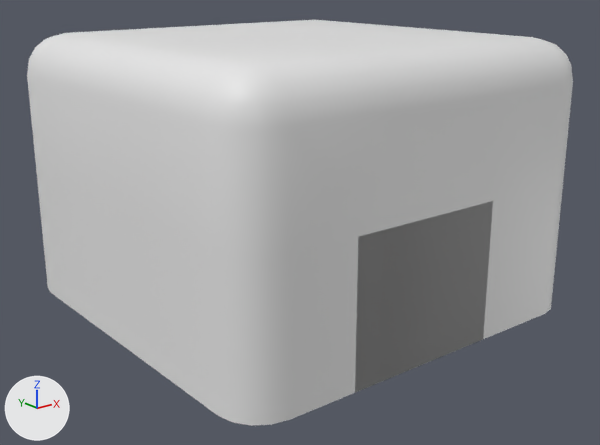
What one commit did to the glTF model engine/gop/assets/terrain/base.glb.
One viewpoint serves both versions: a 50 mm lens placed at (-3.79, -4.33, 1.5), pointed at (-0.03, 0.37, -0.38). Lighting does not change. The marker at lower left points along +X, +Y and +Z. Vertices at the same position are counted once.
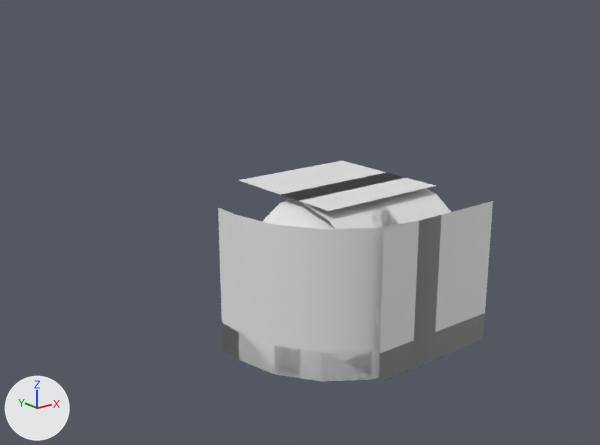
The change, as a diff of the scene's bpy script:
```diff
--- a/engine/gop/assets/terrain/base.glb.py
+++ b/engine/gop/assets/terrain/base.glb.py
@@ me_cube_002 @@
 me_cube_002.from_pydata(...)  # 14 vertices, 12 faces; spans x -1.0..0.0, y -1.0..0.0, z -1.0..0.0
 # used by ob_cube_002; location = (0.0, 0.0, 0.0)
+# me_cube_002 part 1
+# 10 vertices are removed from x -1.0..-0.7, y -1.0..-0.7, z -1.0..0.0
+# 12 faces are deleted
+# 5 vertices are added at (-1.0, -0.2, -1.0), (-0.939, -0.506, -1.0), (-0.766, -0.766, -1.0), (-0.506, -0.939, -1.0), (-0.2, -1.0, -1.0)
+# 5 new vertices lie (0.0, 0.0, 1.0) away from vertices in x -1.0..-0.2, y -1.0..-0.2, z -1.0
+# 12 new faces join them
 me_cube_002.materials.append(mat_sand)
@@ me_cube_004 @@
 me_cube_004.from_pydata(...)  # 14 vertices, 12 faces; spans x -0.5..0.5, y -1.0..0.0, z -1.0..0.0
 # used by ob_cube_004; location = (0.0, 0.0, 0.0)
-me_cube_004.materials.append(mat_top)  # white #e7e7e7
+# me_cube_004 part 3
+# 10 vertices are removed from x -0.5..0.5, y -1.0..-0.7, z -0.3..0.0
+# 12 faces are deleted
+# 5 vertices are added at (-0.5, -0.2, 0.0), (-0.5, -0.506, -0.061), (-0.5, -0.766, -0.234), (-0.5, -0.939, -0.494), (-0.5, -1.0, -0.8)
+# 5 new vertices lie (1.0, 0.0, 0.0) away from vertices in x -0.5, y -1.0..-0.2, z -0.8..0.0
+# 6 new faces join them, mat_sand (white #e7e7e7)
+# 6 new faces join them, mat_sideupper (white #e7e7e7)
 me_cube_004.materials.append(mat_sideupper)
+me_cube_004.materials.append(mat_sand)  # white #e7e7e7
@@ me_cube_005 @@
 me_cube_005.from_pydata(...)  # 4 vertices, 2 faces; spans x -0.5..0.5, y -0.5..0.5, z 0.0
-me_cube_005.materials.append(mat_top)  # white #e7e7e7
+me_cube_005.materials.append(mat_sand)  # white #e7e7e7
@@ me_cube_006 @@
 me_cube_006.from_pydata(...)  # 37 vertices, 54 faces; spans x -1.0..0.0, y -1.0..0.0, z -1.0..0.0
 # used by ob_cube_006; location = (0.0, 0.0, 0.0)
-me_cube_006.materials.append(mat_top)  # white #e7e7e7
+# me_cube_006 part 2: 34 vertices removed from x -1.0..0.0, y -1.0..0.0, z -1.0..0.0; 34 vertices added at x -1.0..0.0, y -1.0..0.0, z -1.0..0.0
 me_cube_006.materials.append(mat_sideupper)
+me_cube_006.materials.append(mat_sand)  # white #e7e7e7
@@ ob_cube @@
-ob_cube = bpy.data.objects.new('Cube', me_cube)
-ob_cube.location = (0.0, 0.0, 0.0)
```

Boxes (x1, y1, x2, y2) around the edits, measured in the pictures (600 x 445 px; the box of a moved part takes in the faces that stretch with it):
'Cube', deleted
    before: (27, 20, 573, 426)
'Cube.006', reshaped
    before: (355, 260, 439, 392)
    after: (222, 183, 435, 381)
'Cube.005', recoloured
    both: (239, 161, 435, 211)
part 1 of me_cube_002, moved or reshaped
    before: (379, 215, 441, 381)
    after: (218, 208, 441, 381)
part 3 of me_cube_004, moved or reshaped
    before: (379, 244, 490, 379)
    after: (285, 173, 485, 380)
'Cube.003', unchanged, uncovered by the edit
    after: (379, 201, 493, 382)
